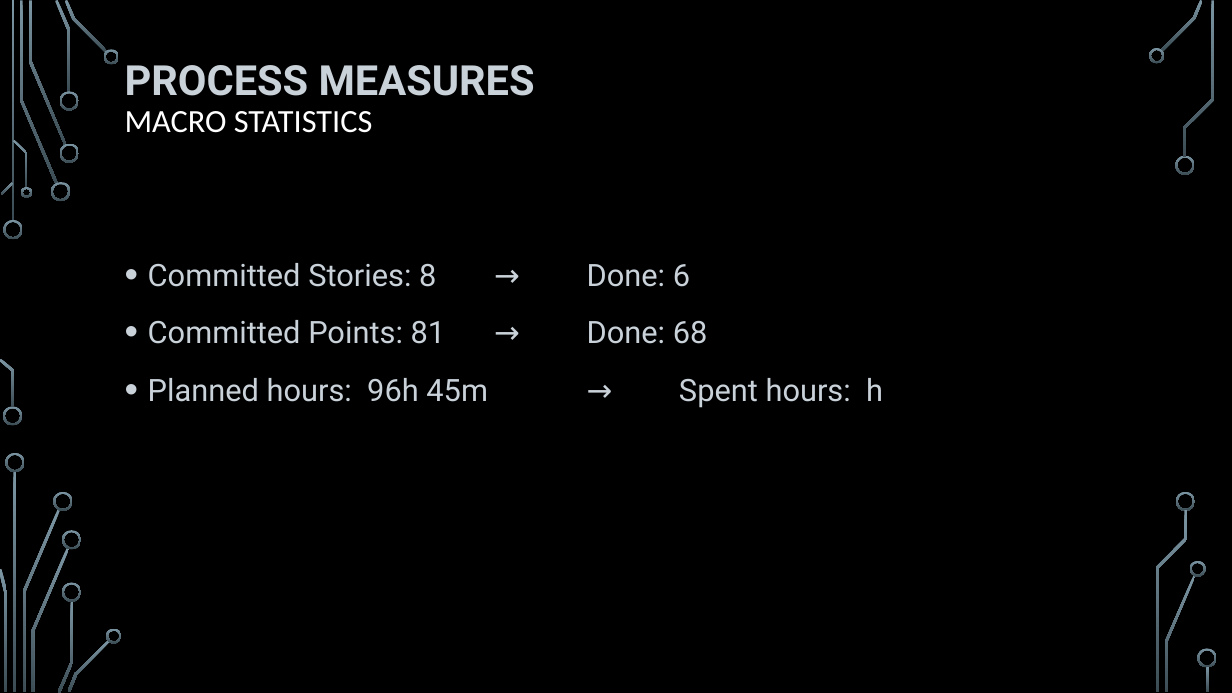
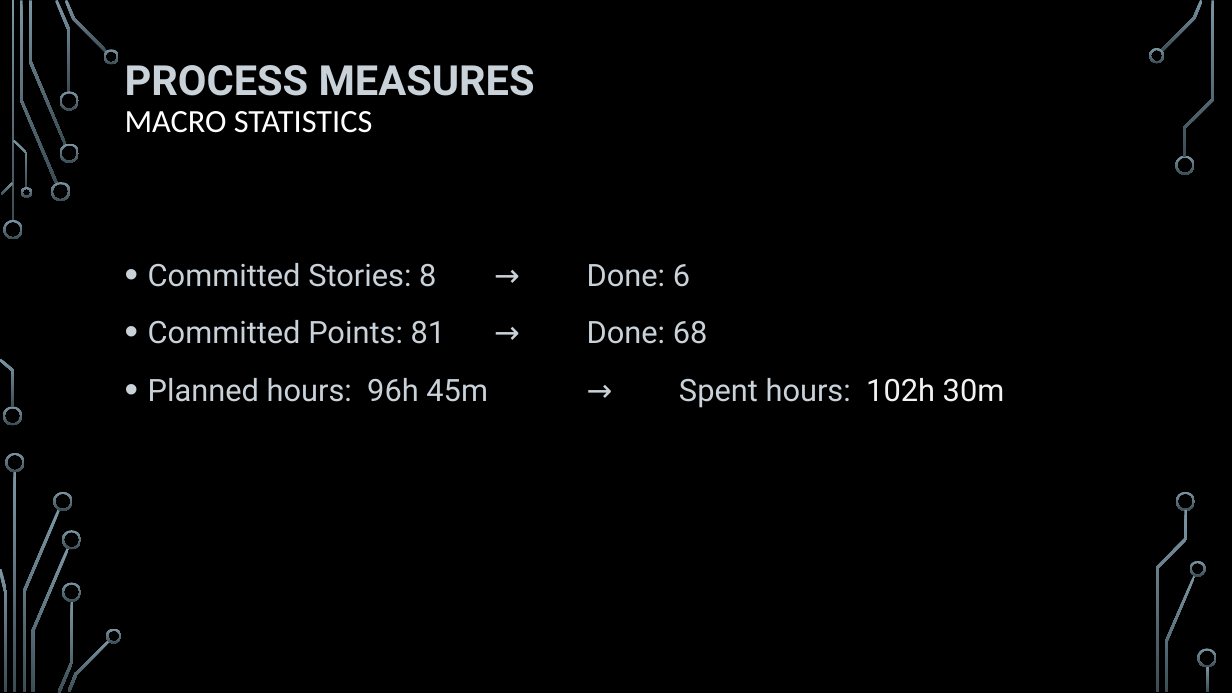
Before and after one commit to HeydarliAtabay/SolidarityPurchasingGroup, a slide deck: slide 2 of Retrospective/Sprint 4 - Retrospective.pptx. Drawn at 1232x693 pixels with LibreOffice and Linux fonts; fonts in the diff are those of the drawing; background and template pictures are left out. Boxes give left, top, right and bottom in pixels: in the first picture for what was removed or moved away, otherwise in the second. Text is boxed around its words. In the diff, an @@ line names an element or a change of style, - is before the commit and + after.

```diff
--- a/Retrospective/Sprint 4 - Retrospective.pptx
+++ b/Retrospective/Sprint 4 - Retrospective.pptx
@@ text at box(148, 378, 1005, 408): text changed @@
-• Planned hours: 96h 45m → Spent hours: h
+• Planned hours: 96h 45m → Spent hours: 102h 30m
```
Also in this commit, not shown: 7 other slides changed.
